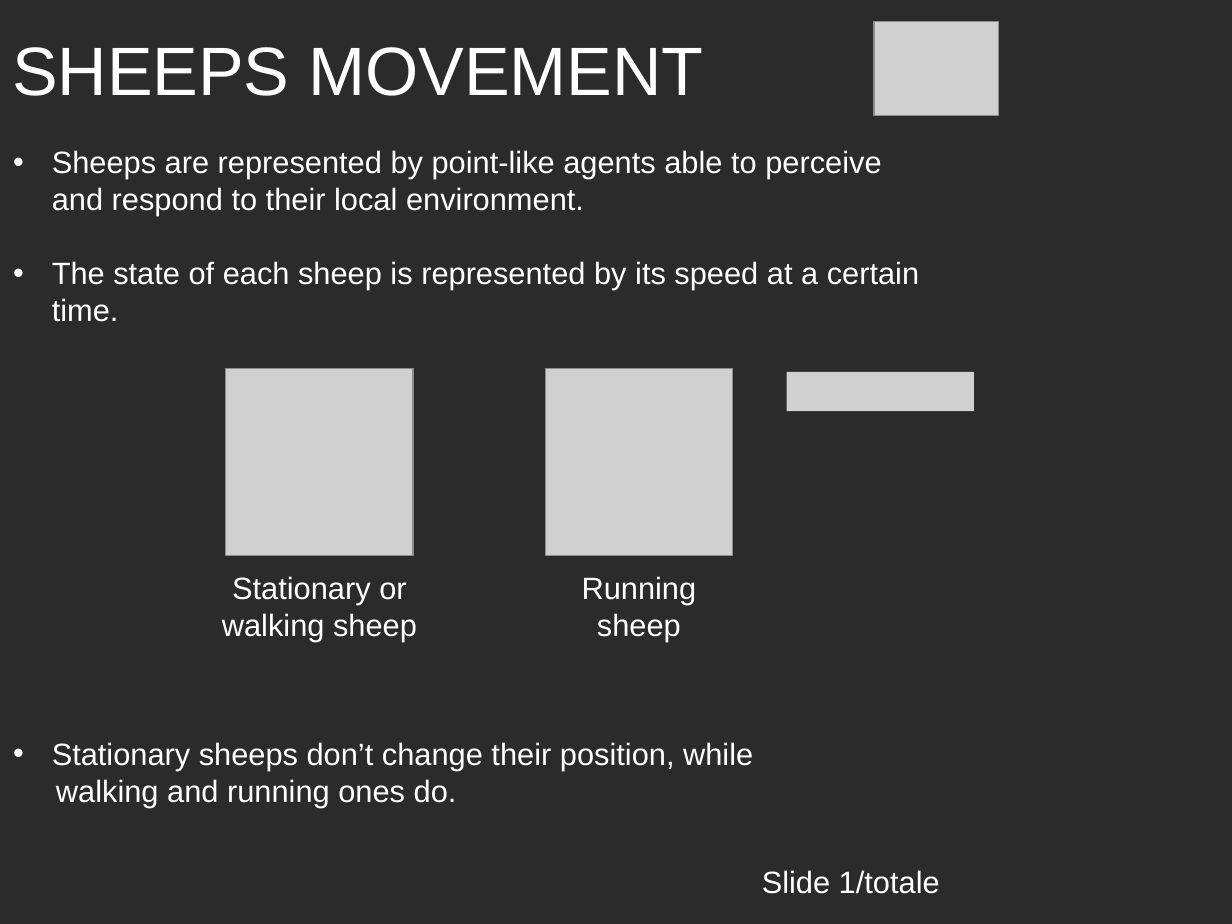
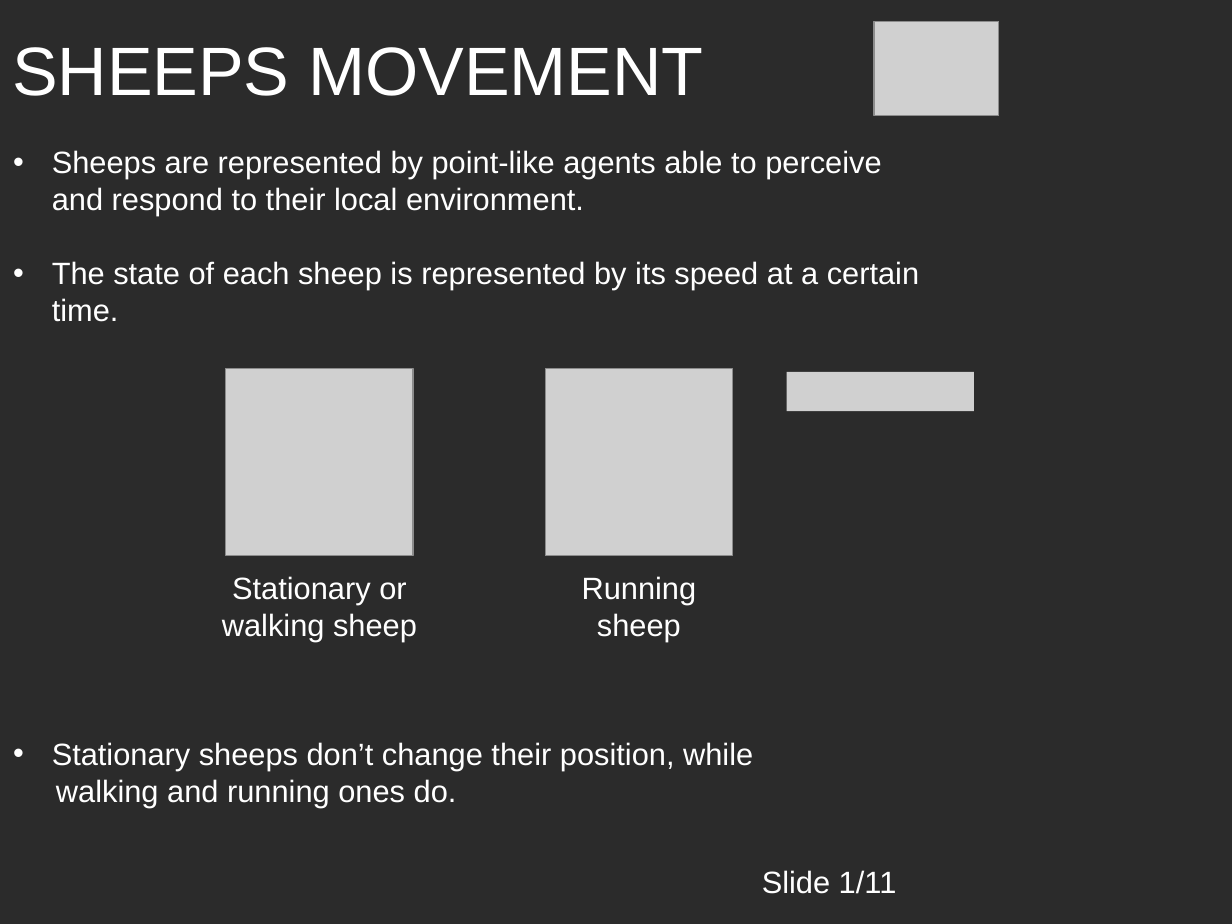
Before and after one commit to LorenzoCurcio/Progetto-ACTAM, a slide deck: slide 2 of Presentazione.pptx. Drawn at 1232x924 pixels with LibreOffice and Linux fonts; fonts in the diff are those of the drawing; grey boxes stand for pictures; background and template pictures are left out; a plain dark background stands for a picture behind light text. Boxes give left, top, right and bottom in pixels: in the first picture for what was removed or moved away, otherwise in the second. Text is boxed around its words. In the diff, an @@ line names an element or a change of style, - is before the commit and + after.

```diff
--- a/Presentazione.pptx
+++ b/Presentazione.pptx
@@ text at box(762, 870, 897, 894): text changed @@
-Slide 1/totale
+Slide 1/11
```
Also in this commit, not shown: 8 other slides changed, 2 slides added, 2 slides removed, 1 other file.
